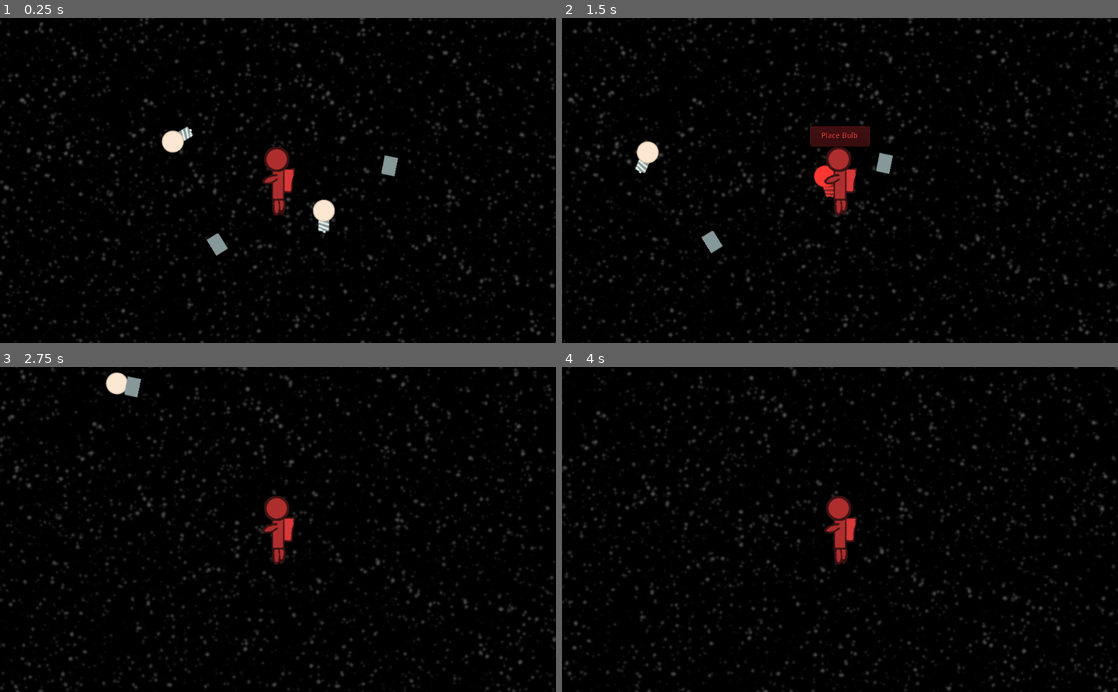
Above: before the commit, frames 1-4 (two rows, left to right).
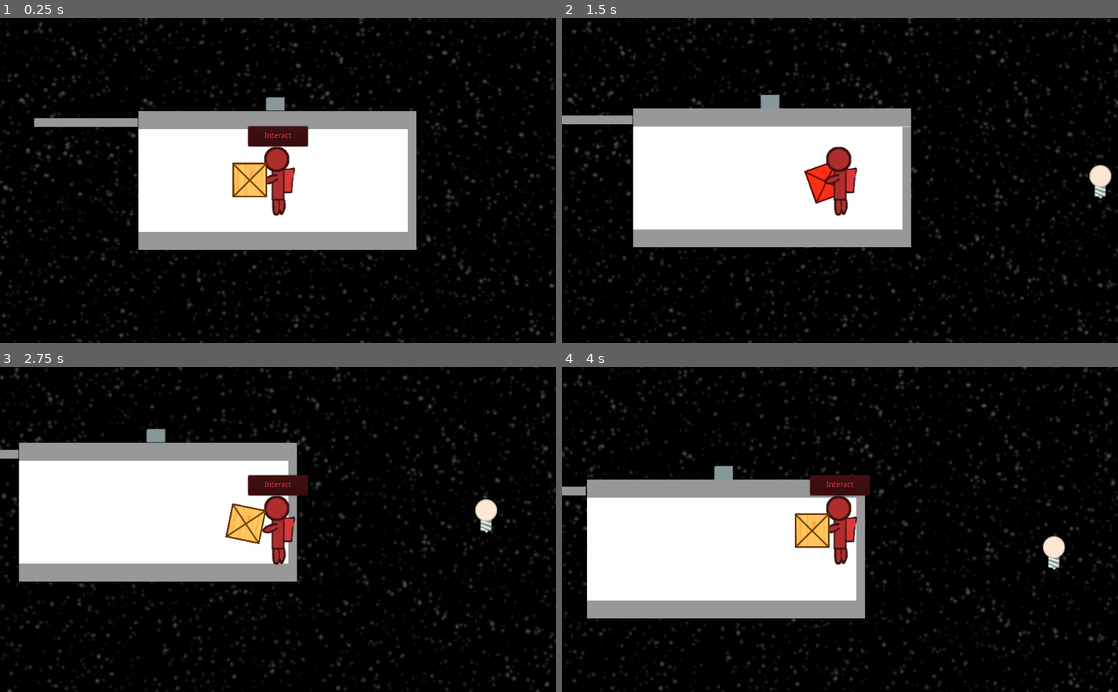
Above: after the commit, the same moments.

Repository: thecyberwraith/cb-gamejam-2021
Game: Godot game, scene res://Levels/Level1/Level1.tscn
Same seed, same stepped clock (60 frames per second), same inputs: the game is played once before the commit and once after it. Before the commit the project starts from res://Levels/Level2/Level2.tscn.
Inputs:
- Up to frame 1 (0.25 s): no input
- Up to frame 2 (1.5 s): hold Right (ui_right) 0.53-1.28 s; tap Space (ui_select) at 0.77 s; hold Down (ui_down) from 1.28 s (still down)
- Up to frame 3 (2.75 s): tap Space (ui_select) at 1.52 s; release Down (ui_down) at 2.03 s; hold Right (ui_right) from 2.03 s (still down)
- Up to frame 4 (4 s): release Right (ui_right) at 2.78 s; hold Up (ui_up) 2.78-3.53 s; tap Space (ui_select) at 3.02, 3.77 s; hold Left (ui_left) from 3.53 s (still down)

The runs differ from the first frame. In frame 1, 21% of the frame differs, in the area x 6-75%, y 24-74%; in frame 2, 21%; in frame 3, 26%, in the area x 0-100%, y 0-100%; in frame 4, 26%.

Commit message:
Added air lock system without buttons.

Diff:
--- /dev/null
+++ b/Items/AirLock/AirLock.gd
@@ -0,0 +1,49 @@
+extends Node2D
+
+onready var left_door: KinematicBody2D = get_node("LeftDoor")
+onready var right_door: KinematicBody2D = get_node("RightDoor")
+
+onready var animator: AnimationPlayer = get_node("AnimationPlayer")
+
+const LEFT_OPEN = "OpenLeft"
+const RIGHT_OPEN = "OpenRight"
+
+enum STATES {CLOSING, OPENING, FREE}
+# We start free, then we close a door, then open the other, then free again
+
+var state = STATES.FREE
+var is_left_open = false
+
+export var left_open_first: bool = false
+
+func _ready():
+	if left_open_first:
+		left_door.rotation_degrees = 90
+		is_left_open = true
+	else:
+		right_door.rotation_degrees = -90
+
+	animator.connect("animation_finished", self, "on_animation_finished")
+
+func activate() -> void:
+	if is_left_open:
+		# First close the open door if it is open
+		animator.play_backwards(LEFT_OPEN)
+	else:
+		animator.play_backwards(RIGHT_OPEN)
+	print("Closing door")
+	state = STATES.CLOSING
+
+func on_animation_finished(animation):
+	# If we are closing, open the correct door
+	if state == STATES.CLOSING:
+		if is_left_open:
+			animator.play(RIGHT_OPEN)
+		else:
+			animator.play(LEFT_OPEN)
+		state = STATES.OPENING
+		print("Now opening door")
+	elif state == STATES.OPENING:
+		print("Door open. Resting.")
+		state = STATES.FREE
+		is_left_open = !is_left_open
--- /dev/null
+++ b/Items/AirLock/AirLock.tscn
@@ -0,0 +1,73 @@
+[gd_scene load_steps=7 format=2]
+
+[ext_resource path="res://Levels/Statics/Corridor/Corridor.tscn" type="PackedScene" id=1]
+[ext_resource path="res://Textures/wall_gray.jpg" type="Texture" id=2]
+[ext_resource path="res://Items/AirLock/AirLock.gd" type="Script" id=3]
+
+[sub_resource type="Animation" id=2]
+resource_name = "OpenLeft"
+length = 3.0
+tracks/0/type = "value"
+tracks/0/path = NodePath("LeftDoor:rotation_degrees")
+tracks/0/interp = 1
+tracks/0/loop_wrap = true
+tracks/0/imported = false
+tracks/0/enabled = true
+tracks/0/keys = {
+"times": PoolRealArray( 0, 3 ),
+"transitions": PoolRealArray( 1, 1 ),
+"update": 0,
+"values": [ 0.0, 90.0 ]
+}
+
+[sub_resource type="Animation" id=3]
+resource_name = "OpenRight"
+length = 3.0
+tracks/0/type = "value"
+tracks/0/path = NodePath("RightDoor:rotation_degrees")
+tracks/0/interp = 1
+tracks/0/loop_wrap = true
+tracks/0/imported = false
+tracks/0/enabled = true
+tracks/0/keys = {
+"times": PoolRealArray( 0, 3 ),
+"transitions": PoolRealArray( 1, 1 ),
+"update": 0,
+"values": [ 0.0, -90.0 ]
+}
+
+[sub_resource type="RectangleShape2D" id=1]
+extents = Vector2( 7.41096, 92.8596 )
+
+[node name="AirLock" type="Node2D"]
+script = ExtResource( 3 )
+
+[node name="AnimationPlayer" type="AnimationPlayer" parent="."]
+anims/OpenLeft = SubResource( 2 )
+anims/OpenRight = SubResource( 3 )
+
+[node name="Corridor" parent="." instance=ExtResource( 1 )]
+
+[node name="LeftDoor" type="KinematicBody2D" parent="."]
+position = Vector2( -246.855, -105.946 )
+
+[node name="Sprite" type="Sprite" parent="LeftDoor"]
+position = Vector2( -1.05945, 105.681 )
+scale = Vector2( 1, 11.8926 )
+texture = ExtResource( 2 )
+
+[node name="CollisionShape2D" type="CollisionShape2D" parent="LeftDoor"]
+position = Vector2( -1.05943, 105.946 )
+shape = SubResource( 1 )
+
+[node name="RightDoor" type="KinematicBody2D" parent="."]
+position = Vector2( 248.974, -105.417 )
+
+[node name="Sprite" type="Sprite" parent="RightDoor"]
+position = Vector2( -1.05945, 105.681 )
+scale = Vector2( 1, 11.8926 )
+texture = ExtResource( 2 )
+
+[node name="CollisionShape2D" type="CollisionShape2D" parent="RightDoor"]
+position = Vector2( -1.05943, 105.946 )
+shape = SubResource( 1 )
--- a/Levels/Level1/Level1.tscn
+++ b/Levels/Level1/Level1.tscn
@@ -1,5 +1,6 @@
-[gd_scene load_steps=6 format=2]
+[gd_scene load_steps=7 format=2]
 
+[ext_resource path="res://Items/AirLock/AirLock.tscn" type="PackedScene" id=1]
 [ext_resource path="res://Levels/Level1/Level1.gd" type="Script" id=2]
 [ext_resource path="res://Levels/LevelCore.tscn" type="PackedScene" id=3]
 [ext_resource path="res://Items/Item.tscn" type="PackedScene" id=6]
@@ -9,6 +10,10 @@
 [node name="Level1" type="Node2D"]
 script = ExtResource( 2 )
 
+[node name="Air Lock" parent="." instance=ExtResource( 1 )]
+position = Vector2( 5, 0 )
+left_open_first = true
+
 [node name="LevelCore" parent="." instance=ExtResource( 3 )]
 
 [node name="Starts" type="Node2D" parent="."]
@@ -16,10 +21,10 @@
 [node name="Position2D" type="Position2D" parent="Starts"]
 
 [node name="Item" parent="." instance=ExtResource( 6 )]
-position = Vector2( -143.149, -5.9599 )
+position = Vector2( -40.3663, -0.620544 )
 
 [node name="Bulb" parent="." instance=ExtResource( 7 )]
-position = Vector2( -129, -95 )
+position = Vector2( 607.832, 6.44783 )
 
 [node name="BulbBase" parent="." instance=ExtResource( 8 )]
-position = Vector2( -5, 164 )
+position = Vector2( 0.339355, -128.33 )
--- /dev/null
+++ b/Levels/Statics/Corridor/Corridor.tscn
@@ -0,0 +1,21 @@
+[gd_scene load_steps=3 format=2]
+
+[ext_resource path="res://Levels/Statics/Corridor/Corridor.png" type="Texture" id=1]
+
+[sub_resource type="RectangleShape2D" id=1]
+extents = Vector2( 256.091, 16.939 )
+
+[node name="Node2D" type="Node2D"]
+
+[node name="Sprite" type="Sprite" parent="."]
+texture = ExtResource( 1 )
+
+[node name="StaticBody2D" type="StaticBody2D" parent="."]
+
+[node name="CollisionShape2D" type="CollisionShape2D" parent="StaticBody2D"]
+position = Vector2( -3.05176e-05, -111.685 )
+shape = SubResource( 1 )
+
+[node name="CollisionShape2D2" type="CollisionShape2D" parent="StaticBody2D"]
+position = Vector2( 0.561218, 111.124 )
+shape = SubResource( 1 )
--- a/project.godot
+++ b/project.godot
@@ -75,7 +75,7 @@
 [application]
 
 config/name="It's Not Rocket Science"
-run/main_scene="res://Levels/Level2/Level2.tscn"
+run/main_scene="res://Levels/Level1/Level1.tscn"
 config/icon="res://icon.png"
 
 [input]
Binary file added: Items/AirLock/AirLockMain.png
Binary file added: Levels/Statics/Corridor/Corridor.png
Binary file added: Textures/wall_gray.jpg
Not shown, added: Items/AirLock/AirLockMain.xcf
Not shown, added: Levels/Statics/Corridor/Corridor.xcf
